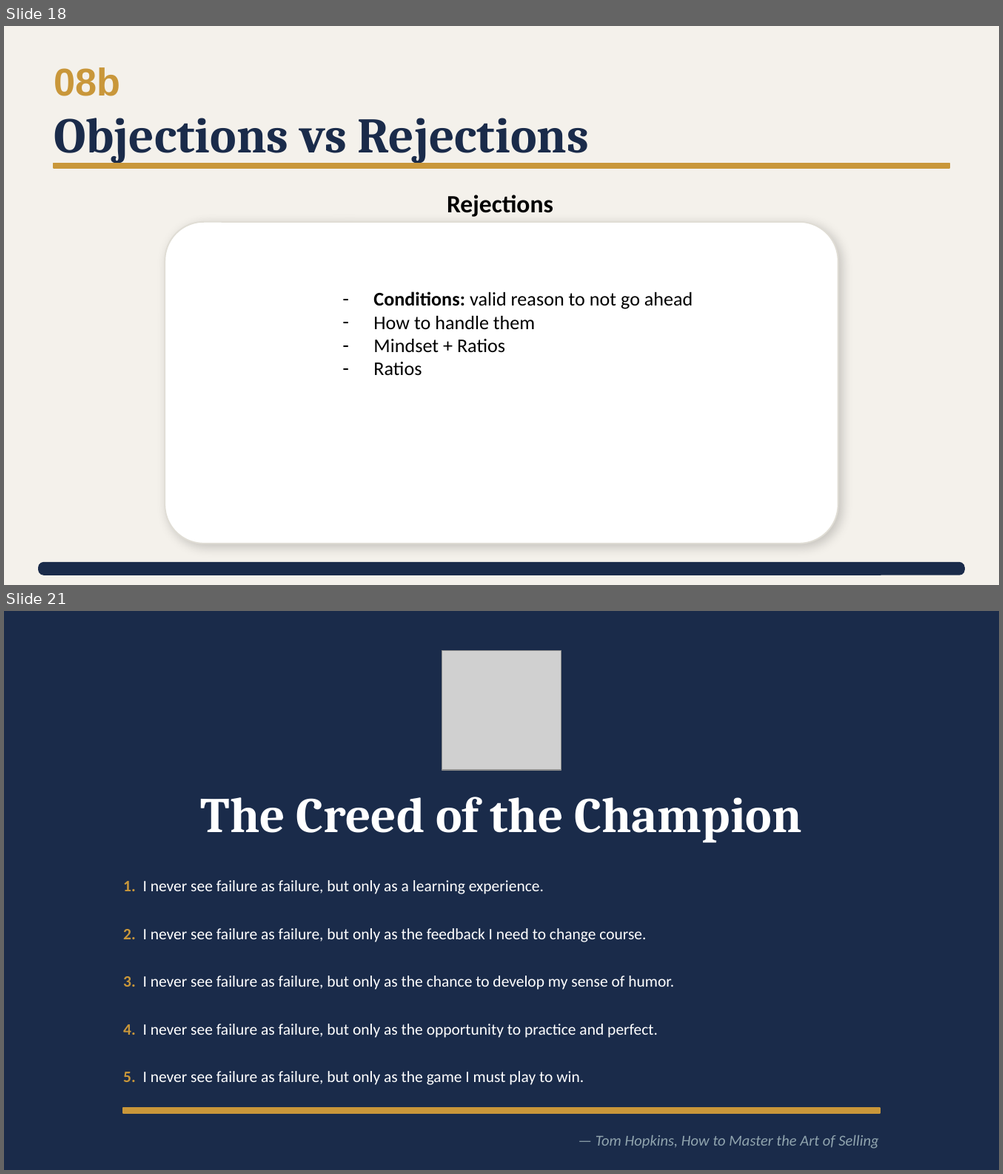
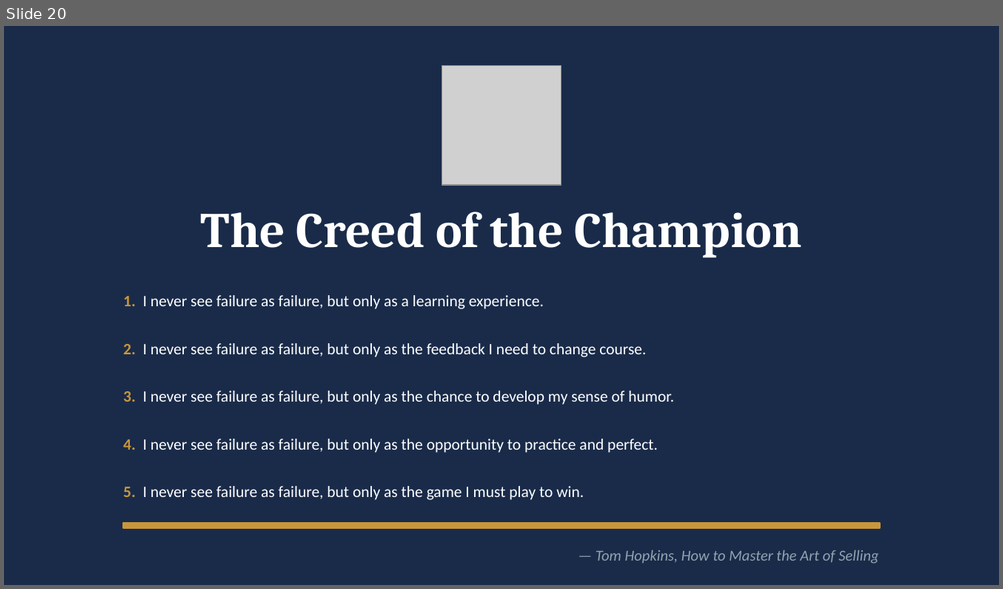
Before and after one commit to DHAINES24/sales-intern-hub, a slide deck: sales_presentation_final [Autosaved] (1).pptx. Shown one above the other, each under a label of ours: slides 18 and 21 before the commit, slide 20 after it; the slides between them are not shown. The pictures are 1003x1174 and 1003x589 pixels, drawn with LibreOffice and Linux fonts; fonts in the diff are those of the drawing; grey boxes stand for pictures. Boxes give left, top, right and bottom in pixels: in the first picture for what was removed or moved away, otherwise in the second. Text is boxed around its words. In the diff, an @@ line names an element or a change of style, - is before the commit and + after.

```diff
--- a/sales_presentation_final [Autosaved] (1).pptx
+++ b/sales_presentation_final [Autosaved] (1).pptx
@@ slide 18 removed at bbox=[4, 26, 999, 585], background #F4F1EB @@
@@ text removed at bbox=[54, 67, 120, 96] @@
-08b
@@ text removed at bbox=[54, 118, 589, 164] @@
-Objections vs Rejections
@@ rectangle removed at bbox=[54, 163, 949, 168] @@
@@ text removed at bbox=[447, 195, 553, 217] @@
-Rejections
@@ rounded rectangle removed at bbox=[165, 222, 839, 544] @@
@@ text removed at bbox=[373, 292, 693, 375] @@
-– Conditions: valid reason to not go ahead
-– How to handle them
-– Mindset + Ratios
-– Ratios
@@ rounded rectangle removed at bbox=[39, 563, 964, 575] @@
@@ what was slide 21 is now slide 20 @@
```
Also in this commit, not shown: 13 slides changed, 2 slides added, 2 other slides removed, 3 other files.
